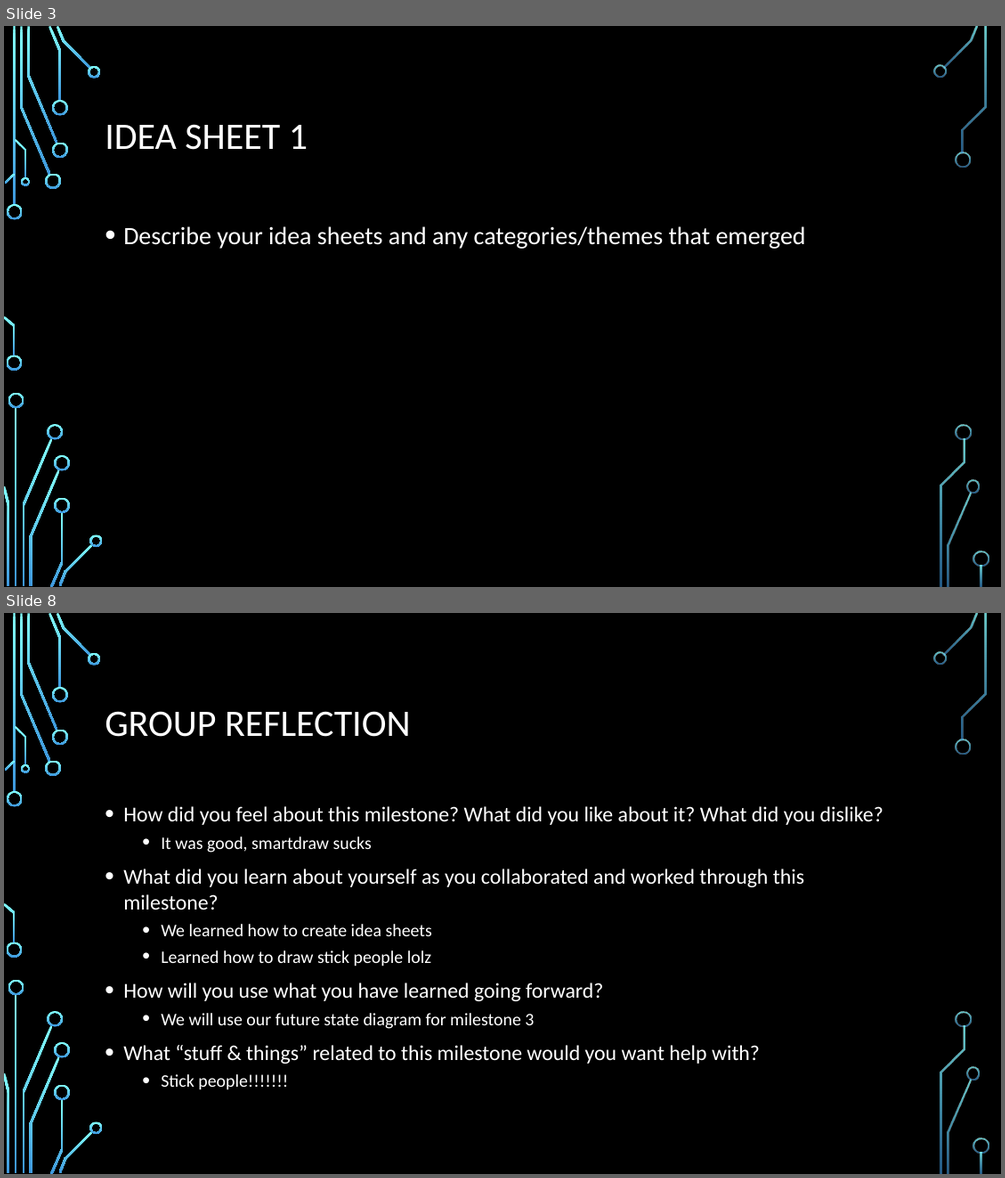
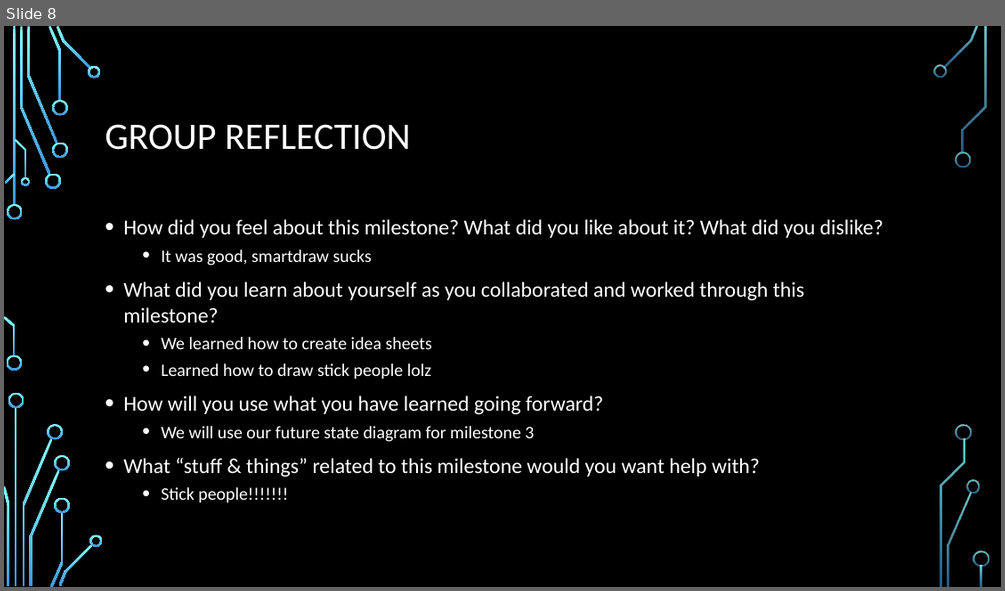
Before and after one commit to ureginastudent/PROJECT, a slide deck: Milestone 2/ENSE 470 Milestone 2.pptx. Shown one above the other, each under a label of ours: slides 3 and 8 before the commit, slide 8 after it; the slides between them are not shown. The pictures are 1005x1178 and 1005x591 pixels, drawn with LibreOffice and Linux fonts; fonts in the diff are those of the drawing; background and template pictures are left out. Boxes give left, top, right and bottom in pixels: in the first picture for what was removed or moved away, otherwise in the second. Text is boxed around its words. In the diff, an @@ line names an element or a change of style, - is before the commit and + after.

Commit message:
Updated: finished Idea Sheets and Future State VSM

```diff
--- a/Milestone 2/ENSE 470 Milestone 2.pptx
+++ b/Milestone 2/ENSE 470 Milestone 2.pptx
@@ slide 3 removed at (4,26,1001,587), background picture (left out); not listed: 36 template elements that a slide beside it also shows @@
@@ title removed at (105,124,307,150) @@
-IDEA SHEET 1
@@ text removed at (123,226,806,248) @@
-• Describe your idea sheets and any categories/themes that emerged
```
Also in this commit, not shown: 1 slide changed, 4 slides added, 3 other slides removed.
